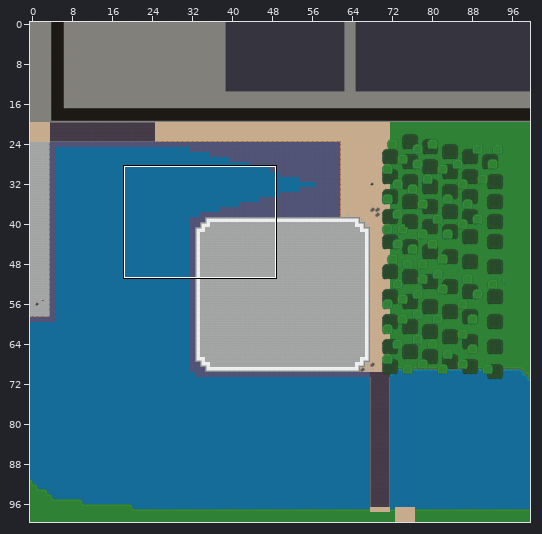
Two states of a Tiled map, core/assets/maps/Boss Level 2.tmx. The picture above shows the old version from afar; the outline marks the close-up.
Close-up. The starting point:
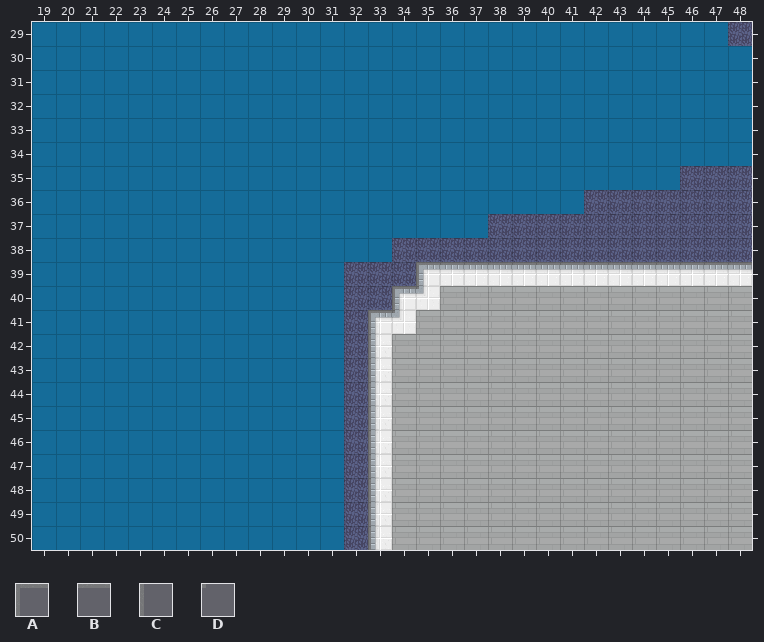
Cells are 32x32 px. Shown: x 19..48, y 29..50. The commit also changed other parts of the map, which this record leaves out.
Key: from "finaltileset": A 234, B 235, C 257, D 260.
_ is an empty cell.
Layers that did not change in this view are not listed.
Layer "Foreground" before, first column x 19:
29 ______________________________
30 ______________________________
31 ______________________________
32 ______________________________
33 ______________________________
34 ______________________________
35 ______________________________
36 ______________________________
37 ______________________________
38 ______________________________
39 ________________ABBBBBBBBBBBBB
40 _______________AD_____________
41 ______________AD______________
42 ______________C_______________
43 ______________C_______________
44 ______________C_______________
45 ______________C_______________
46 ______________C_______________
47 ______________C_______________
48 ______________C_______________
49 ______________C_______________
50 ______________C_______________
The result:
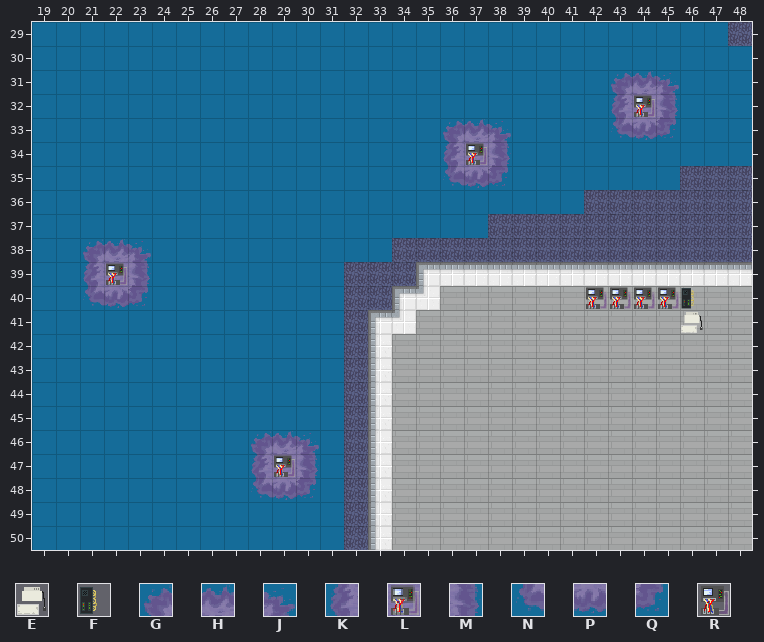
Further tiles: from "finaltileset": E 81 turned 90, F 104, G 315, H 316, J 317, K 338, L 339, M 340, N 361, P 362, Q 363, R 364.
See-through tiles are keyed as they look on the map.
Changes in this commit:
Layer "Foreground":
The edit adds tile E in row 41 at x 46.
The edit adds tile F in row 40 at x 46.
The edit adds tile G in row 31 at x 43; in row 33 at x 36; in row 38 at x 21; in row 46 at x 28.
The edit adds tile H in row 31 at x 44; in row 33 at x 37; in row 38 at x 22; in row 46 at x 29.
The edit adds tile J in row 31 at x 45; in row 33 at x 38; in row 38 at x 23; in row 46 at x 30.
The edit adds tile K in row 32 at x 43; in row 34 at x 36; in row 39 at x 21; in row 47 at x 28.
The edit adds tile L in row 32 at x 44; in row 34 at x 37; in row 39 at x 22; in row 47 at x 29.
The edit adds tile M in row 32 at x 45; in row 34 at x 38; in row 39 at x 23; in row 47 at x 30.
The edit adds tile N in row 33 at x 43; in row 35 at x 36; in row 40 at x 21; in row 48 at x 28.
The edit adds tile P in row 33 at x 44; in row 35 at x 37; in row 40 at x 22; in row 48 at x 29.
The edit adds tile Q in row 33 at x 45; in row 35 at x 38; in row 40 at x 23; in row 48 at x 30.
The edit adds tile R in row 40 at x 42 to 45.
Layer "Foreground2":
The edit adds tile R in row 32 at x 44; in row 34 at x 37; in row 39 at x 22; in row 47 at x 29.
Boxes around the changes in both close-ups, in picture pixels (x1, y1, x2, y2):
added: (609, 71, 679, 140)
added: (441, 119, 511, 188)
added: (81, 239, 151, 308)
added: (586, 287, 703, 333)
added: (249, 431, 319, 500)
